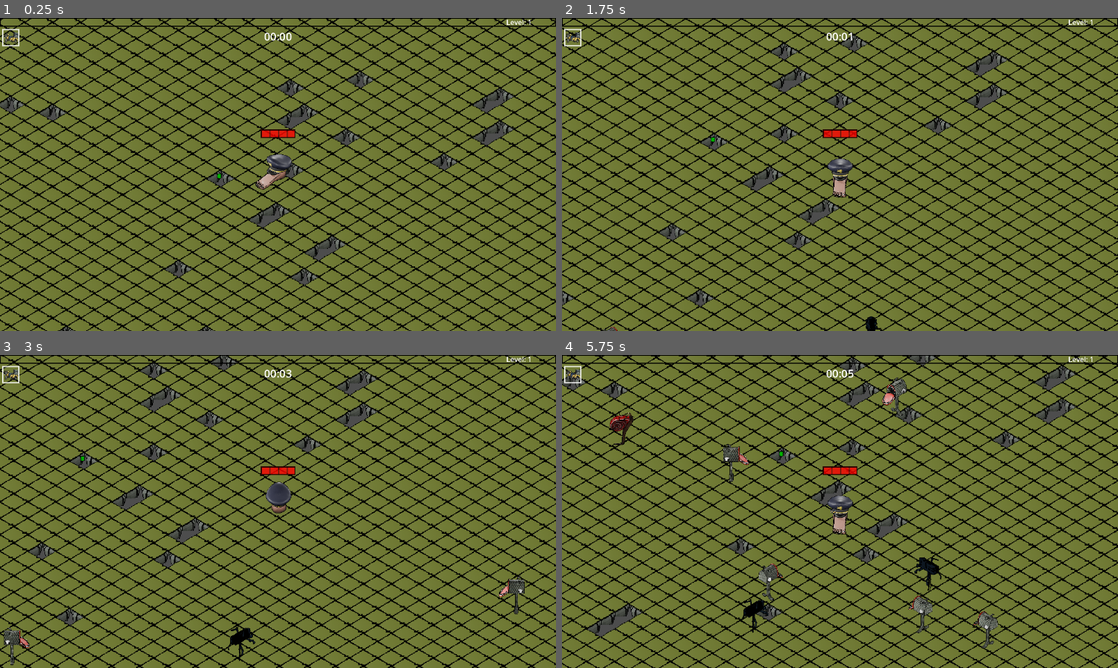
Above: before the commit, frames 1-4 (two rows, left to right).
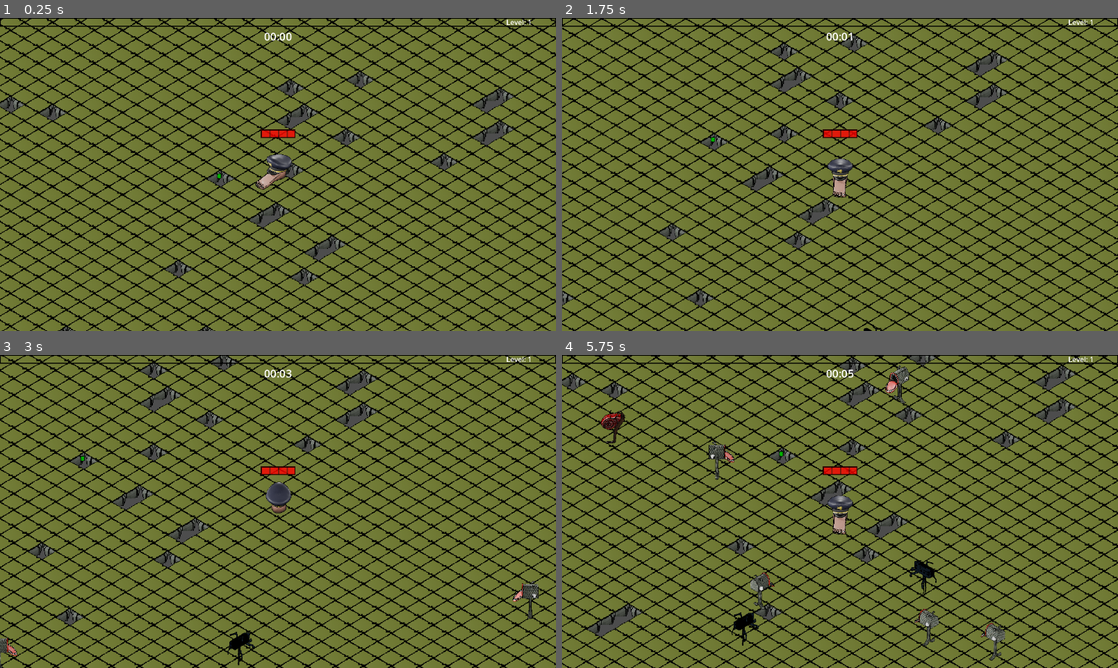
Above: after the commit, the same moments.

Repository: rat-balls/FootFactor
Game: Godot game, scene res://Scenes/MainScenes/main.tscn
Same seed, same stepped clock (60 frames per second), same inputs: the game is played once before the commit and once after it. This scene is started directly instead of the project's main scene. The engine's default icon, where the game draws it, is replaced by a stand-in: a white triangle on a blue panel in a dark square. Sound files missing from this copy of the repository are replaced by a short silence.
Inputs (mouse positions are in pixels of both pictures, inside the frame that each line leads up to):
- Up to frame 1 (0.25 s): no input
- Up to frame 2 (1.75 s): tap Enter at 0.5 s; move the mouse to (962, 158) at 0.52 s; hold Right (Right) 0.53-1.28 s; click (962, 158) at 0.6 s; move the mouse to (728, 190) at 1.27 s; hold S (Down) from 1.28 s (still down); tap - (test_Spider) at 1.35 s
- Up to frame 3 (3 s): move the mouse to (333, 442) at 2.02 s; release S (Down) at 2.03 s; hold Right (Right) 2.03-2.78 s; click (333, 442) at 2.1 s; move the mouse to (250, 574) at 2.77 s; hold Up (Up) from 2.78 s (still down); tap - (test_Spider) at 2.85 s
- Up to frame 4 (5.75 s): move the mouse to (1006, 558) at 3.52 s; release Up (Up) at 3.53 s; hold Left (Left) 3.53-5.03 s; click (1006, 558) at 3.6 s; move the mouse to (673, 464) at 4.27 s; tap - (test_Spider) at 4.35 s; move the mouse to (867, 511) at 5.02 s; hold S (Down) from 5.03 s (still down); click (867, 511) at 5.1 s

The runs differ from the first frame. In frame 1, 0.1% of the frame differs, in the area x 0-54%, y 3-37%; in frame 2, 0.2%; in frame 3, 1.0%; in frame 4, 2.8%, in the area x 0-80%, y 3-98%.

Commit message:
Added enemy_polling

Diff:
--- a/Scenes/Prefabs/Enemy/acid_pool.tscn
+++ b/Scenes/Prefabs/Enemy/acid_pool.tscn
@@ -1,15 +1,15 @@
 [gd_scene load_steps=5 format=3 uid="uid://cn3y4kqcy6kbx"]
 
 [ext_resource type="Script" uid="uid://b7w1oio6rlulr" path="res://Scripts/Enemy/acid_pool.gd" id="1_46duf"]
-[ext_resource type="Texture2D" uid="uid://b40fs65vdnhtu" path="res://icon.svg" id="2_qfi81"]
+[ext_resource type="Texture2D" uid="uid://bdq6d1gv5pp1x" path="res://Assets/Sprites/Enemies/pool.png" id="2_46duf"]
 [ext_resource type="AudioStream" uid="uid://x0nm6hkhee0o" path="res://Assets/SFX/Révolution Verte.mp3" id="3_3vq7n"]
 
-[sub_resource type="CircleShape2D" id="CircleShape2D_2krlk"]
-radius = 84.56
+[sub_resource type="CapsuleShape2D" id="CapsuleShape2D_46duf"]
+radius = 76.9231
+height = 212.308
 
 [node name="Pool" type="Area2D" groups=["attack"]]
 top_level = true
-z_index = 10
 scale = Vector2(1.3, 1.3)
 collision_layer = 2
 collision_mask = 2
@@ -17,14 +17,13 @@
 
 [node name="CollisionShape2D" type="CollisionShape2D" parent="."]
 position = Vector2(0, 2.38419e-07)
-rotation = 0.785398
-shape = SubResource("CircleShape2D_2krlk")
+rotation = 1.5708
+shape = SubResource("CapsuleShape2D_46duf")
 
 [node name="Sprite2D" type="Sprite2D" parent="."]
-modulate = Color(1.658, 2.762, 1, 0.592)
+modulate = Color(1, 1, 1, 0.75)
 position = Vector2(1.15385, 3.8147e-06)
-scale = Vector2(1.33, 1.33)
-texture = ExtResource("2_qfi81")
+texture = ExtResource("2_46duf")
 
 [node name="Timer" type="Timer" parent="."]
 wait_time = 4.0
--- a/Scenes/Prefabs/Player/Attacks/sticky.tscn
+++ b/Scenes/Prefabs/Player/Attacks/sticky.tscn
@@ -9,6 +9,7 @@
 
 [node name="Sticky" type="Area2D" groups=["attack"]]
 top_level = true
+z_index = 15
 scale = Vector2(0.1, 0.1)
 collision_layer = 4
 collision_mask = 4
--- a/Scripts/API/client.gd
+++ b/Scripts/API/client.gd
@@ -14,6 +14,8 @@
 signal enemy_received(type: String, life: String, damage: String, cost: String, id: String)
 signal enemy_death(type: String, id: String)
 signal new_run()
+
+var enemy_pooling: Array = []
 
 # The URL we will connect to.
 @export var websocket_url = "wss://foot-factor.onrender.com/ws?token="
@@ -60,7 +62,7 @@
 				if(data_received["event"] == "MONSTER_SPAWN"):
 					var data = data_received["data"]
 					var mobType = data["mobType"]
-					enemy_received.emit(mobType["name"], mobType["life"], mobType["damage"], mobType["cost"], data["mobInstanceId"])
+					enemy_received.emit(str(mobType["name"]), str(mobType["life"]),str( mobType["damage"]),str( mobType["cost"]), str(data["mobInstanceId"]))
 			else:
 				print("JSON Parse Error: ", json.get_error_message(), " in ",  socket.get_packet().get_string_from_utf8(), " at line ", json.get_error_line())
 
--- a/Scripts/Enemy/fish_enemy.gd
+++ b/Scripts/Enemy/fish_enemy.gd
@@ -1,5 +1,6 @@
 extends RigidBody2D
 
+var type = "fish"
 @export var movement_speed = 100.0
 @export var hp = 10
 @export var knockback_recovery = 3.5
@@ -7,62 +8,69 @@
 var knockback = Vector2.ZERO
 var _id = 0
 
+var frameCount := 60
+const updateRate := 30
+var dead = false
+
 @onready var player:CharacterBody2D = get_tree().get_first_node_in_group("player")
 @onready var loot_base = get_tree().get_first_node_in_group("loot")
 @onready var sprite:Sprite2D = $Sprite2D
 @onready var sound_hit = $snd_hit
+@onready var collision: CollisionShape2D = $CollisionShape2D
 
 var death_anim: Resource = preload("res://Scenes/Prefabs/Enemy/explosion.tscn")
 
 var exp_gem = preload("res://Scenes/Prefabs/Objects/experience.tscn")
-
 signal remove_from_array(object)
 
 func _ready():
 	hp += player.time * 0.1
 
 func _physics_process(_delta: float) -> void:
-	knockback = knockback.move_toward(Vector2.ZERO, knockback_recovery)
-	var direction = global_position.direction_to(player.global_position)
-	linear_velocity = direction * movement_speed
-	linear_velocity += knockback
+	frameCount += 1
+	if (frameCount % updateRate == 0 && not dead):
+		knockback = knockback.move_toward(Vector2.ZERO, knockback_recovery)
 
-	var right_big = direction.x > 0.5
-	var right_small = direction.x > 0.25
-	var up_big = direction.y < -0.5
-	var down_big = direction.y > 0.5
-	var left_big = direction.x < -0.5
-	var left_small = direction.x < -0.25
+		var direction = global_position.direction_to(player.global_position)
+		linear_velocity = direction * movement_speed
+		linear_velocity += knockback
 
-	if up_big and right_small:
-		sprite.frame = 5
-		#up_right
-	elif up_big and left_small:
-		sprite.frame = 2
-		#up_left
-	elif down_big and right_small:
-		sprite.frame = 0
-		#down_right
-	elif down_big and left_small:
-		sprite.frame = 1
-		#down_left
-	elif up_big:
-		sprite.frame = 6
-		#up
-	elif down_big:
-		sprite.frame = 4
-		#down
-	elif right_big:
-		sprite.frame = 7
-		#right
-	elif left_big:
-		sprite.frame = 3
-		#left
+		var right_big = direction.x > 0.5
+		var right_small = direction.x > 0.25
+		var up_big = direction.y < -0.5
+		var down_big = direction.y > 0.5
+		var left_big = direction.x < -0.5
+		var left_small = direction.x < -0.25
 
+		if up_big and right_small:
+			sprite.frame = 5
+			#up_right
+		elif up_big and left_small:
+			sprite.frame = 2
+			#up_left
+		elif down_big and right_small:
+			sprite.frame = 0
+			#down_right
+		elif down_big and left_small:
+			sprite.frame = 1
+			#down_left
+		elif up_big:
+			sprite.frame = 6
+			#up
+		elif down_big:
+			sprite.frame = 4
+			#down
+		elif right_big:
+			sprite.frame = 7
+			#right
+		elif left_big:
+			sprite.frame = 3
+			#left
+	if frameCount == 60:
+		frameCount = 0
 
 func death():
 	emit_signal("remove_from_array", self )
-
 	var enemy_death = death_anim.instantiate()
 	enemy_death.scale = sprite.scale
 	enemy_death.global_position = global_position
@@ -72,21 +80,28 @@
 	new_gem.global_position = global_position
 	new_gem.experience = experience
 	loot_base.call_deferred("add_child", new_gem)
-
+	linear_velocity = Vector2.ZERO
 	Client.enemy_death.emit(_id)
-
-	queue_free()
+	dead = true
+	var hitbox = get_node("HitBox")
+	hitbox.set_deferred("monitoring", false)
+	hitbox.set_deferred("monitorable", false)
+	collision.set_deferred("disabled", true)
+	sleeping = true
+	sprite.visible = false
+	Client.enemy_pooling.append(self)
 
 func _on_hurt_box_hurt(damage: Variant, angle, knockback_amount, _slowing) -> void:
-	hp -= damage
-	knockback = angle * knockback_amount
-	if(damage != 0):
-		var flash_tween = sprite.create_tween()
-		flash_tween.tween_property(sprite, "modulate",  Color(80, 1.0, 1.0), 0.05).set_trans(Tween.TRANS_QUINT).set_ease(Tween.EASE_OUT)
-		flash_tween.play()
-		flash_tween.tween_property(sprite, "modulate",  Color(1.0, 1.0, 1.0), 0.05)
-		flash_tween.play()
-	if hp <= 0:
-		death()
-	else:
-		sound_hit.play( )
+	if not dead:
+		hp -= damage
+		knockback = angle * knockback_amount
+		if(damage != 0):
+			var flash_tween = sprite.create_tween()
+			flash_tween.tween_property(sprite, "modulate",  Color(80, 1.0, 1.0), 0.05).set_trans(Tween.TRANS_QUINT).set_ease(Tween.EASE_OUT)
+			flash_tween.play()
+			flash_tween.tween_property(sprite, "modulate",  Color(1.0, 1.0, 1.0), 0.05)
+			flash_tween.play()
+		if hp <= 0:
+			death()
+		else:
+			sound_hit.play( )
--- a/Scripts/Enemy/snail_enemy.gd
+++ b/Scripts/Enemy/snail_enemy.gd
@@ -1,5 +1,6 @@
 extends RigidBody2D
 
+var type = "snail"
 @export var movement_speed = 60.0
 @export var hp = 10
 @export var knockback_recovery = 2
@@ -7,11 +8,16 @@
 var knockback = Vector2.ZERO
 var _id = 0
 
+var frameCount := 60
+const updateRate := 30
+var dead = false
+
 @onready var player:CharacterBody2D = get_tree().get_first_node_in_group("player")
 @onready var loot_base = get_tree().get_first_node_in_group("loot")
 @onready var sprite:Sprite2D = $Sprite2D
 @onready var sound_hit = $snd_hit
 const ACID_POOL = preload("res://Scenes/Prefabs/Enemy/acid_pool.tscn")
+@onready var collision: CollisionShape2D = $CollisionShape2D
 
 var death_anim: Resource = preload("res://Scenes/Prefabs/Enemy/explosion.tscn")
 
@@ -25,48 +31,49 @@
 
 
 func _physics_process(_delta: float) -> void:
+	frameCount += 1
+	if (frameCount % updateRate == 0 && not dead):
+		knockback = knockback.move_toward(Vector2.ZERO, knockback_recovery)
+		var direction = global_position.direction_to(player.global_position)
+		linear_velocity = direction * movement_speed
+		linear_velocity += knockback
 
-	knockback = knockback.move_toward(Vector2.ZERO, knockback_recovery)
-	var direction = global_position.direction_to(player.global_position)
-	linear_velocity = direction * movement_speed
-	linear_velocity += knockback
+		var right_big = direction.x > 0.5
+		var right_small = direction.x > 0.25
+		var up_big = direction.y < -0.5
+		var down_big = direction.y > 0.5
+		var left_big = direction.x < -0.5
+		var left_small = direction.x < -0.25
 
-	var right_big = direction.x > 0.5
-	var right_small = direction.x > 0.25
-	var up_big = direction.y < -0.5
-	var down_big = direction.y > 0.5
-	var left_big = direction.x < -0.5
-	var left_small = direction.x < -0.25
-
-	if up_big and right_small:
-		sprite.frame = 5
-		#up_right
-	elif up_big and left_small:
-		sprite.frame = 2
-		#up_left
-	elif down_big and right_small:
-		sprite.frame = 0
-		#down_right
-	elif down_big and left_small:
-		sprite.frame = 1
-		#down_left
-	elif up_big:
-		sprite.frame = 6
-		#up
-	elif down_big:
-		sprite.frame = 4
-		#down
-	elif right_big:
-		sprite.frame = 7
-		#right
-	elif left_big:
-		sprite.frame = 3
-		#left
-
+		if up_big and right_small:
+			sprite.frame = 5
+			#up_right
+		elif up_big and left_small:
+			sprite.frame = 2
+			#up_left
+		elif down_big and right_small:
+			sprite.frame = 0
+			#down_right
+		elif down_big and left_small:
+			sprite.frame = 1
+			#down_left
+		elif up_big:
+			sprite.frame = 6
+			#up
+		elif down_big:
+			sprite.frame = 4
+			#down
+		elif right_big:
+			sprite.frame = 7
+			#right
+		elif left_big:
+			sprite.frame = 3
+			#left
+	if frameCount == 60:
+		frameCount = 0
 
 func death():
 	emit_signal("remove_from_array", self )
-
 	var enemy_death = death_anim.instantiate()
 	enemy_death.scale = sprite.scale
 	enemy_death.global_position = global_position
@@ -78,23 +85,31 @@
 	loot_base.call_deferred("add_child", new_gem)
 
 	Client.enemy_death.emit(_id)
+	linear_velocity = Vector2.ZERO
 
 	var new_slime_pool = ACID_POOL.instantiate()
 	new_slime_pool.global_position = global_position
 	get_parent().call_deferred("add_child", new_slime_pool)
-
-	queue_free()
+	dead = true
+	var hitbox = get_node("HitBox")
+	hitbox.set_deferred("monitoring", false)
+	hitbox.set_deferred("monitorable", false)
+	collision.set_deferred("disabled", true)
+	sleeping = true
+	sprite.visible = false
+	Client.enemy_pooling.append(self)
 
 func _on_hurt_box_hurt(damage: Variant, angle, knockback_amount, _slowing) -> void:
-	hp -= damage
-	knockback = angle * knockback_amount
-	if(damage != 0):
-		var flash_tween = sprite.create_tween()
-		flash_tween.tween_property(sprite, "modulate",  Color(80, 1.0, 1.0), 0.05).set_trans(Tween.TRANS_QUINT).set_ease(Tween.EASE_OUT)
-		flash_tween.play()
-		flash_tween.tween_property(sprite, "modulate",  Color(1.0, 1.0, 1.0), 0.05)
-		flash_tween.play()
-	if hp <= 0:
-		death()
-	else:
-		sound_hit.play( )
+	if not dead:
+		hp -= damage
+		knockback = angle * knockback_amount
+		if(damage != 0):
+			var flash_tween = sprite.create_tween()
+			flash_tween.tween_property(sprite, "modulate",  Color(80, 1.0, 1.0), 0.05).set_trans(Tween.TRANS_QUINT).set_ease(Tween.EASE_OUT)
+			flash_tween.play()
+			flash_tween.tween_property(sprite, "modulate",  Color(1.0, 1.0, 1.0), 0.05)
+			flash_tween.play()
+		if hp <= 0:
+			death()
+		else:
+			sound_hit.play( )
--- a/Scripts/Enemy/spider_enemy.gd
+++ b/Scripts/Enemy/spider_enemy.gd
@@ -1,11 +1,16 @@
 extends RigidBody2D
 
+var type = "spider"
 @export var movement_speed = 100.0
 @export var hp = 10
 @export var knockback_recovery = 5
 @export var experience = 1
 var knockback = Vector2.ZERO
 var _id = 0
+
+var frameCount := 60
+const updateRate := 30
+var dead = false
 
 @onready var player:CharacterBody2D = get_tree().get_first_node_in_group("player")
 @onready var loot_base = get_tree().get_first_node_in_group("loot")
@@ -16,6 +21,7 @@
 @onready var cooldown_timer: Timer = $CooldownTimer
 @onready var attack_anim_timer: Timer = $AttackAnimTimer
 const WEBBALL = preload("res://Scenes/Prefabs/Enemy/webball.tscn")
+@onready var collision: CollisionShape2D = $CollisionShape2D
 
 var death_anim: Resource = preload("res://Scenes/Prefabs/Enemy/explosion.tscn")
 
@@ -35,50 +41,51 @@
 		sprite.texture = SPIDER_MONSTER_COBWEB
 	else:
 		sprite.texture = SPIDER_MONSTER
+	frameCount += 1
+	if (frameCount % updateRate == 0 && not dead):
+		knockback = knockback.move_toward(Vector2.ZERO, knockback_recovery)
+		var direction = global_position.direction_to(player.global_position)
+		linear_velocity = direction * movement_speed
+		linear_velocity += knockback
+		if attacking or global_position.distance_to(player.global_position) < 450:
+			linear_velocity = Vector2.ZERO
 
-	knockback = knockback.move_toward(Vector2.ZERO, knockback_recovery)
-	var direction = global_position.direction_to(player.global_position)
-	linear_velocity = direction * movement_speed
-	linear_velocity += knockback
-	if attacking or global_position.distance_to(player.global_position) < 450:
-		linear_velocity = Vector2.ZERO
+		var right_big = direction.x > 0.5
+		var right_small = direction.x > 0.25
+		var up_big = direction.y < -0.5
+		var down_big = direction.y > 0.5
+		var left_big = direction.x < -0.5
+		var left_small = direction.x < -0.25
 
-	var right_big = direction.x > 0.5
-	var right_small = direction.x > 0.25
-	var up_big = direction.y < -0.5
-	var down_big = direction.y > 0.5
-	var left_big = direction.x < -0.5
-	var left_small = direction.x < -0.25
-
-	if up_big and right_small:
-		sprite.frame = 5
-		#up_right
-	elif up_big and left_small:
-		sprite.frame = 2
-		#up_left
-	elif down_big and right_small:
-		sprite.frame = 0
-		#down_right
-	elif down_big and left_small:
-		sprite.frame = 1
-		#down_left
-	elif up_big:
-		sprite.frame = 6
-		#up
-	elif down_big:
-		sprite.frame = 4
-		#down
-	elif right_big:
-		sprite.frame = 7
-		#right
-	elif left_big:
-		sprite.frame = 3
-		#left
-
+		if up_big and right_small:
+			sprite.frame = 5
+			#up_right
+		elif up_big and left_small:
+			sprite.frame = 2
+			#up_left
+		elif down_big and right_small:
+			sprite.frame = 0
+			#down_right
+		elif down_big and left_small:
+			sprite.frame = 1
+			#down_left
+		elif up_big:
+			sprite.frame = 6
+			#up
+		elif down_big:
+			sprite.frame = 4
+			#down
+		elif right_big:
+			sprite.frame = 7
+			#right
+		elif left_big:
+			sprite.frame = 3
+			#left
+	if frameCount == 60:
+		frameCount = 0
 
 func death():
 	emit_signal("remove_from_array", self )
-
 	var enemy_death = death_anim.instantiate()
 	enemy_death.scale = sprite.scale
 	enemy_death.global_position = global_position
@@ -89,28 +96,39 @@
 	new_gem.experience = experience
 	loot_base.call_deferred("add_child", new_gem)
 
+	cooldown_timer.stop()
+	attack_anim_timer.stop()
+	linear_velocity = Vector2.ZERO
 	Client.enemy_death.emit(_id)
-
-	queue_free()
+	dead = true
+	var hitbox = get_node("HitBox")
+	hitbox.set_deferred("monitoring", false)
+	hitbox.set_deferred("monitorable", false)
+	collision.set_deferred("disabled", true)
+	sleeping = true
+	sprite.visible = false
+	Client.enemy_pooling.append(self)
 
 func _on_hurt_box_hurt(damage: Variant, angle, knockback_amount, _slowing) -> void:
-	hp -= damage
-	knockback = angle * knockback_amount
-	if(damage != 0):
-		var flash_tween = sprite.create_tween()
-		flash_tween.tween_property(sprite, "modulate",  Color(80, 1.0, 1.0), 0.05).set_trans(Tween.TRANS_QUINT).set_ease(Tween.EASE_OUT)
-		flash_tween.play()
-		flash_tween.tween_property(sprite, "modulate",  Color(1.0, 1.0, 1.0), 0.05)
-		flash_tween.play()
-	if hp <= 0:
-		death()
-	else:
-		sound_hit.play( )
+	if not dead:
+		hp -= damage
+		knockback = angle * knockback_amount
+		if(damage != 0):
+			var flash_tween = sprite.create_tween()
+			flash_tween.tween_property(sprite, "modulate",  Color(80, 1.0, 1.0), 0.05).set_trans(Tween.TRANS_QUINT).set_ease(Tween.EASE_OUT)
+			flash_tween.play()
+			flash_tween.tween_property(sprite, "modulate",  Color(1.0, 1.0, 1.0), 0.05)
+			flash_tween.play()
+		if hp <= 0:
+			death()
+		else:
+			sound_hit.play( )
 
 func send_ball():
-	var ball = WEBBALL.instantiate()
-	ball.position = position + linear_velocity * 0.5
-	add_child(ball)
+	if not dead:
+		var ball = WEBBALL.instantiate()
+		ball.position = position + linear_velocity * 0.5
+		add_child(ball)
 
 func _on_cooldown_timer_timeout() -> void:
 	attacking = true
--- a/Scripts/Enemy/webball.gd
+++ b/Scripts/Enemy/webball.gd
@@ -4,6 +4,8 @@
 var speed = 300
 var damage = 3
 var slowing = true
+var frameCount := 60
+const updateRate := 30
 
 @onready var player = get_tree().get_first_node_in_group("player")
 
@@ -13,5 +15,6 @@
 func _physics_process(delta):
 	position += angle * speed * delta
 
+
 func _on_timer_timeout():
 	queue_free()
--- a/Scripts/Player/Attacks/letterOpener.gd
+++ b/Scripts/Player/Attacks/letterOpener.gd
@@ -21,25 +21,25 @@
 			speed = 200
 			damage = 5
 			knockback_amount = 100
-			attack_size = 0.5 * (1 - player.spell_size)
+			attack_size = 0.5 * (1 + player.spell_size)
 		2:
 			hp = 3
 			speed = 200
 			damage = 5
 			knockback_amount = 100
-			attack_size = 0.7 * (1 - player.spell_size)
+			attack_size = 0.7 * (1 + player.spell_size)
 		3:
 			hp = 5
 			speed = 300
 			damage = 8
 			knockback_amount = 100
-			attack_size = 0.9 * (1 - player.spell_size)
+			attack_size = 0.9 * (1 + player.spell_size)
 		4:
 			hp = 7
 			speed = 400
 			damage = 8
 			knockback_amount = 100
-			attack_size = 1.1 * (1 - player.spell_size)
+			attack_size = 1.1 * (1 + player.spell_size)
 	var tween = create_tween()
 	tween.tween_property(self, "scale", Vector2(1 + attack_size, 1 + attack_size), 1).set_trans(Tween.TRANS_QUINT).set_ease(Tween.EASE_OUT)
 
--- a/Scripts/Player/Attacks/sticky.gd
+++ b/Scripts/Player/Attacks/sticky.gd
@@ -77,6 +77,8 @@
 	damage_timer.start()
 
 func _on_duration_timeout() -> void:
+	if(sticked_enemy):
+		sticked_enemy.sticked = false
 	queue_free()
 
 func _on_damage_timer_timeout() -> void:
@@ -85,8 +87,6 @@
 		damage_timer.start()
 
 func _on_propagate_timer_timeout() -> void:
-	print(propagated)
-	print(player.sticky_propagate_count)
 	if(propagated < player.sticky_propagate_count && sticked):
 		for i in player.sticky_propagateammo + player.additional_attack :
 			var new_sticky: Area2D = STICKY.instantiate()
--- a/Scripts/Player/player.gd
+++ b/Scripts/Player/player.gd
@@ -2,8 +2,8 @@
 
 var normal_movement_speed = 300.0
 var movement_speed = 300.0
-var hp = 80
-var maxhp = 80
+var hp = 800000
+var maxhp = 800000
 var last_movement = Vector2.UP
 
 var time = 0
@@ -86,10 +86,6 @@
 func _ready():
 	set_expBar(experience, calculate_experiencecap())
 	_on_hurt_box_hurt(0, 0, 0, false)
-	upgrade_character("sticky1")
-	upgrade_character("sticky2")
-	upgrade_character("sticky3")
-	upgrade_character("sticky4")
 
 func _physics_process(_delta: float) -> void:
 	movement()
--- a/Scripts/Utility/enemy_spawner.gd
+++ b/Scripts/Utility/enemy_spawner.gd
@@ -71,6 +71,12 @@
 	return Vector2(x_spawn, y_spawn)
 
 func _on_mob_spawn(type: String, life: String, damage: String, cost: String, id: String) -> void:
+	if(Client.enemy_pooling.filter(func(element): return element.type == type).size() > 0):
+		wake_mob(type, life, damage, cost, id)
+	else:
+		spawn_mob(type, life, damage, cost, id)
+
+func spawn_mob(type: String, life: String, damage: String, cost: String, id: String):
 	var enemy_spawn: RigidBody2D = null
 	match type:
 		"fish":
@@ -88,3 +94,22 @@
 		enemy_spawn.experience = float(cost)/10
 		enemy_spawn._id = id
 		add_child(enemy_spawn)
+
+func wake_mob(type: String, life: String, damage: String, cost: String, id: String):
+	var enemy_spawn: RigidBody2D = Client.enemy_pooling.filter(func(element): return element.type == type)[0]
+	if(enemy_spawn != null):
+		enemy_spawn.dead = false
+		enemy_spawn.experience = float(cost)/10
+		enemy_spawn._id = id
+		enemy_spawn.global_position = get_random_position()
+		enemy_spawn.hp = int(life)
+		var hitbox = enemy_spawn.get_node("HitBox")
+		hitbox.damage = int(damage)
+		hitbox.set_deferred("monitoring", true)
+		hitbox.set_deferred("monitorable", true)
+		enemy_spawn.get_node("CollisionShape2D").set_deferred("disabled", false)
+		enemy_spawn.sleeping = false
+		enemy_spawn.get_node("Sprite2D").visible = true
+		Client.enemy_pooling.remove_at(Client.enemy_pooling.find(enemy_spawn))
+	else:
+		spawn_mob(type, life, damage, cost, id)
--- a/Scripts/Utility/hurt_box.gd
+++ b/Scripts/Utility/hurt_box.gd
@@ -11,7 +11,7 @@
 var sticked = false
 
 func _on_area_entered(area: Area2D) -> void:
-	if area.is_in_group("attack"):
+	if (get_parent().get("dead") != null && !get_parent().dead) && area.is_in_group("attack"):
 		if not area.get("damage") == null:
 			match HurtBoxType:
 				0: #CoolDown
Binary file added: Assets/Sprites/Enemies/pool.png
Not shown, added: Assets/Sprites/Enemies/pool.png.import
